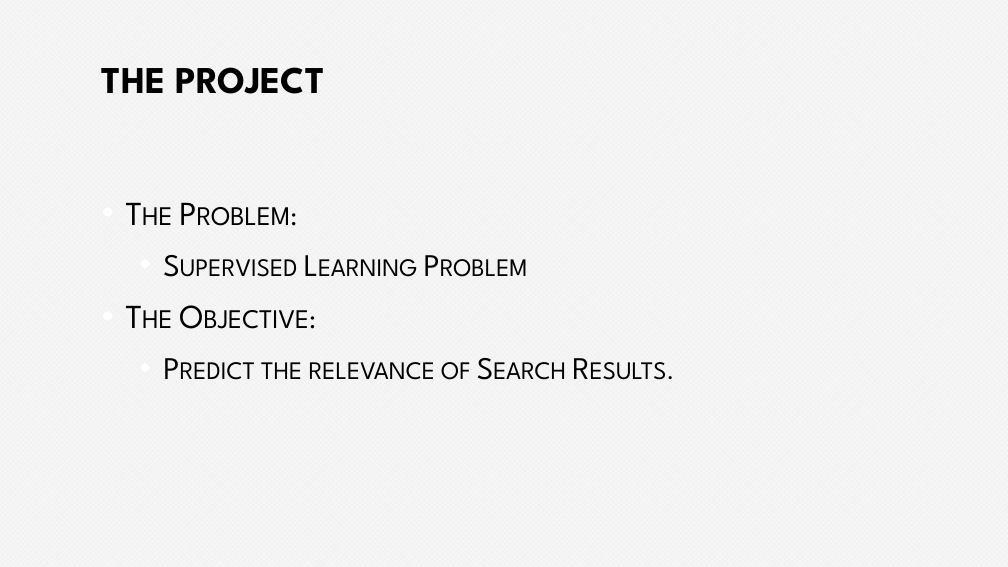
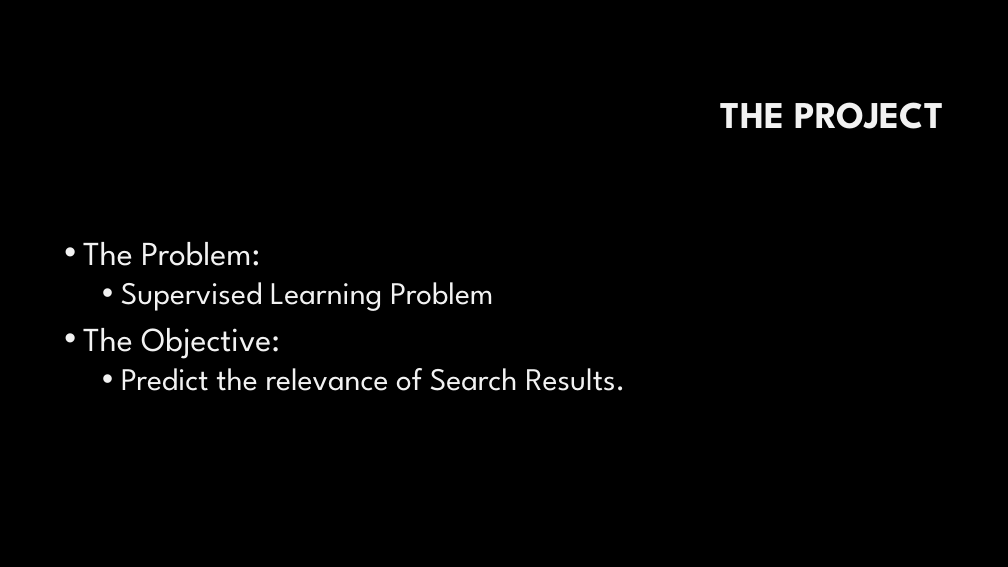
Before and after one commit to Iolaum/Phi1337, a slide deck: slide 3 of Presentation.pptx. Drawn at 1008x567 pixels with LibreOffice and Linux fonts; fonts in the diff are those of the drawing; background and template pictures are left out. Boxes give left, top, right and bottom in pixels: in the first picture for what was removed or moved away, otherwise in the second. Text is boxed around its words. In the diff, an @@ line names an element or a change of style, - is before the commit and + after.

```diff
--- a/Presentation.pptx
+++ b/Presentation.pptx
@@ background pattern #FFFFFF on #F2F2F2 to #000000 @@
@@ title "THE PROJECT": place and size @@
-title "THE PROJECT" at bbox=[102, 67, 324, 94]
+title "THE PROJECT" at bbox=[721, 102, 943, 129]
@@ title "THE PROJECT" at bbox=[721, 102, 943, 129]: text colour #000000 to #F2F2F2; alignment left to right; line spacing 1 to 0.9 @@
@@ text "The Problem:": place and size @@
-text "The Problem:" at bbox=[261, 362, 471, 380]
+text "The Problem:" at bbox=[83, 242, 625, 391]
@@ text "The Problem:" at bbox=[83, 242, 625, 391]: text colour #000000 to #F2F2F2, small capitals off; indent changed; line spacing 1 to 0.9; less space between paragraphs @@
```
Also in this commit, not shown: 9 other slides changed.
